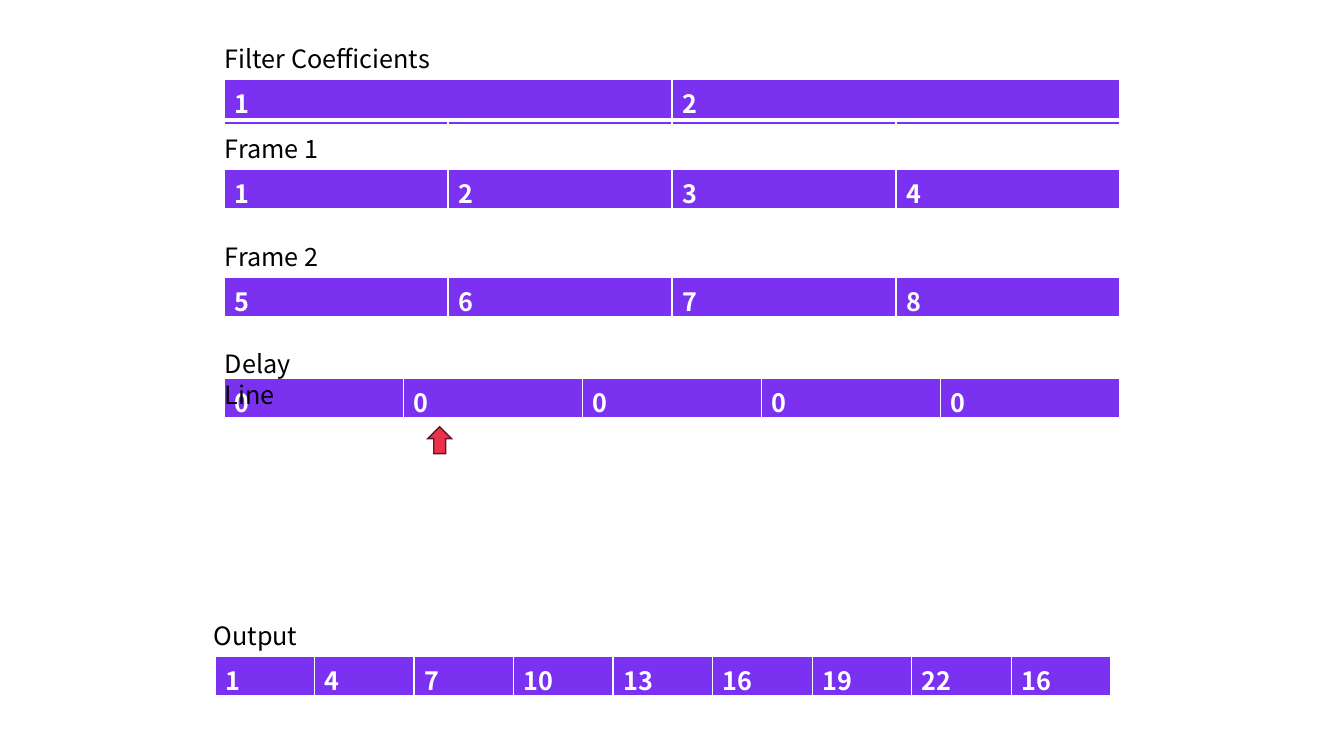
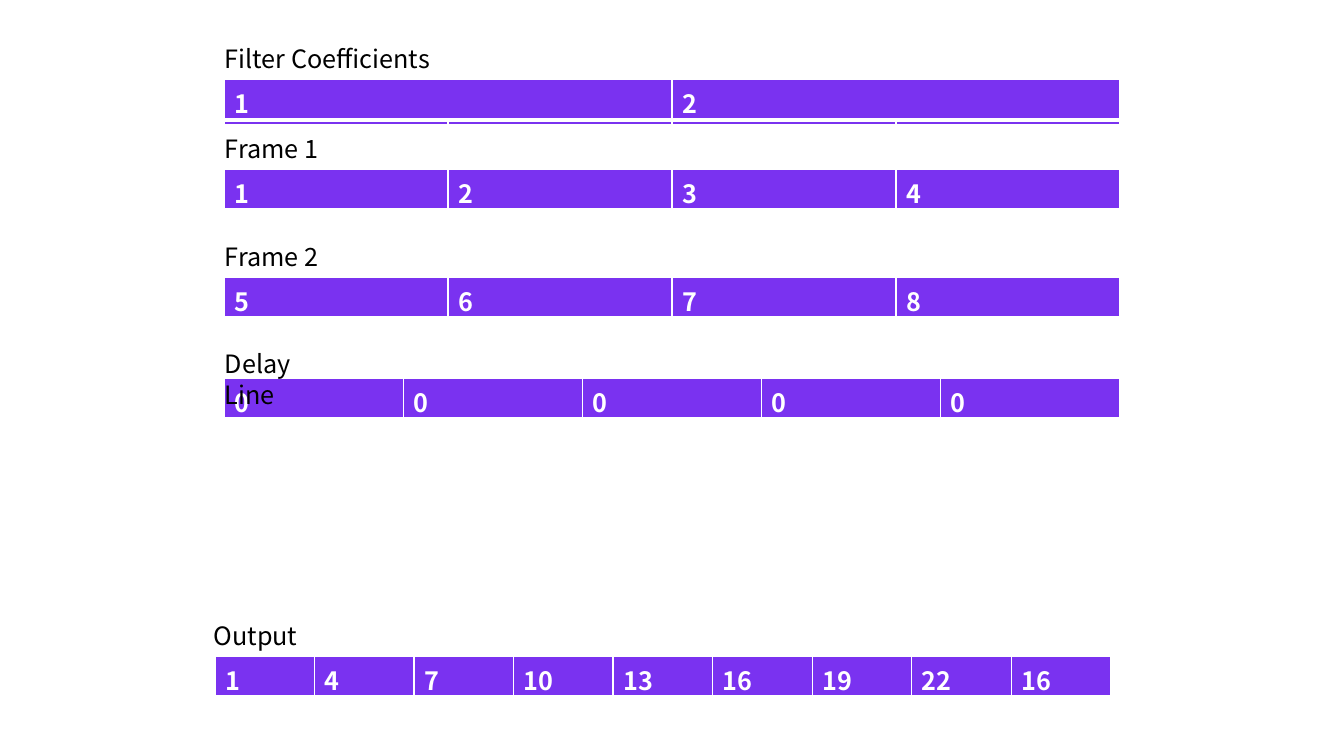
Before and after one commit to chbsaikiran/CBIT-DSP-SEMINAR-RELATED, a slide deck: slide 9 of Slides/From Theory to Code_ Fixed-Point FIR Filter Design and Speech Quality Evaluation.pptx. Drawn at 1344x756 pixels with LibreOffice and Linux fonts; fonts in the diff are those of the drawing. Boxes give left, top, right and bottom in pixels: in the first picture for what was removed or moved away, otherwise in the second. Text is boxed around its words. In the diff, an @@ line names an element or a change of style, - is before the commit and + after.

Commit message:
updated session 1 ppt

```diff
--- a/Slides/From Theory to Code_ Fixed-Point FIR Filter Design and Speech Quality Evaluation.pptx
+++ b/Slides/From Theory to Code_ Fixed-Point FIR Filter Design and Speech Quality Evaluation.pptx
@@ up arrow removed at [427, 426, 451, 454] @@
```
